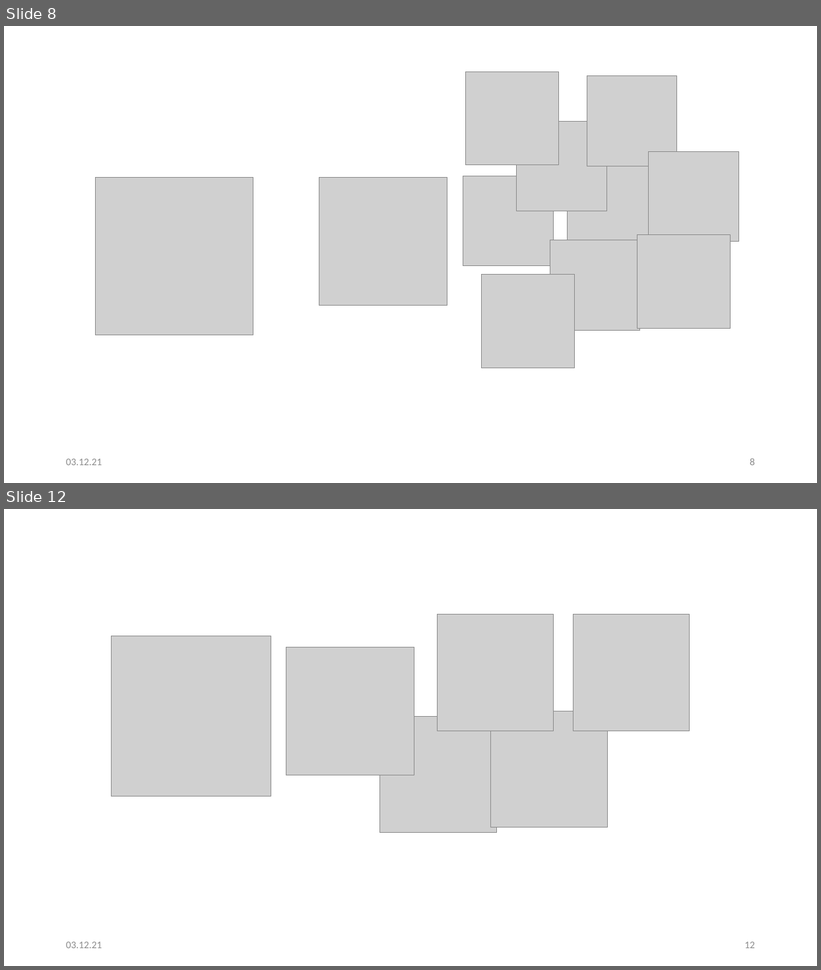
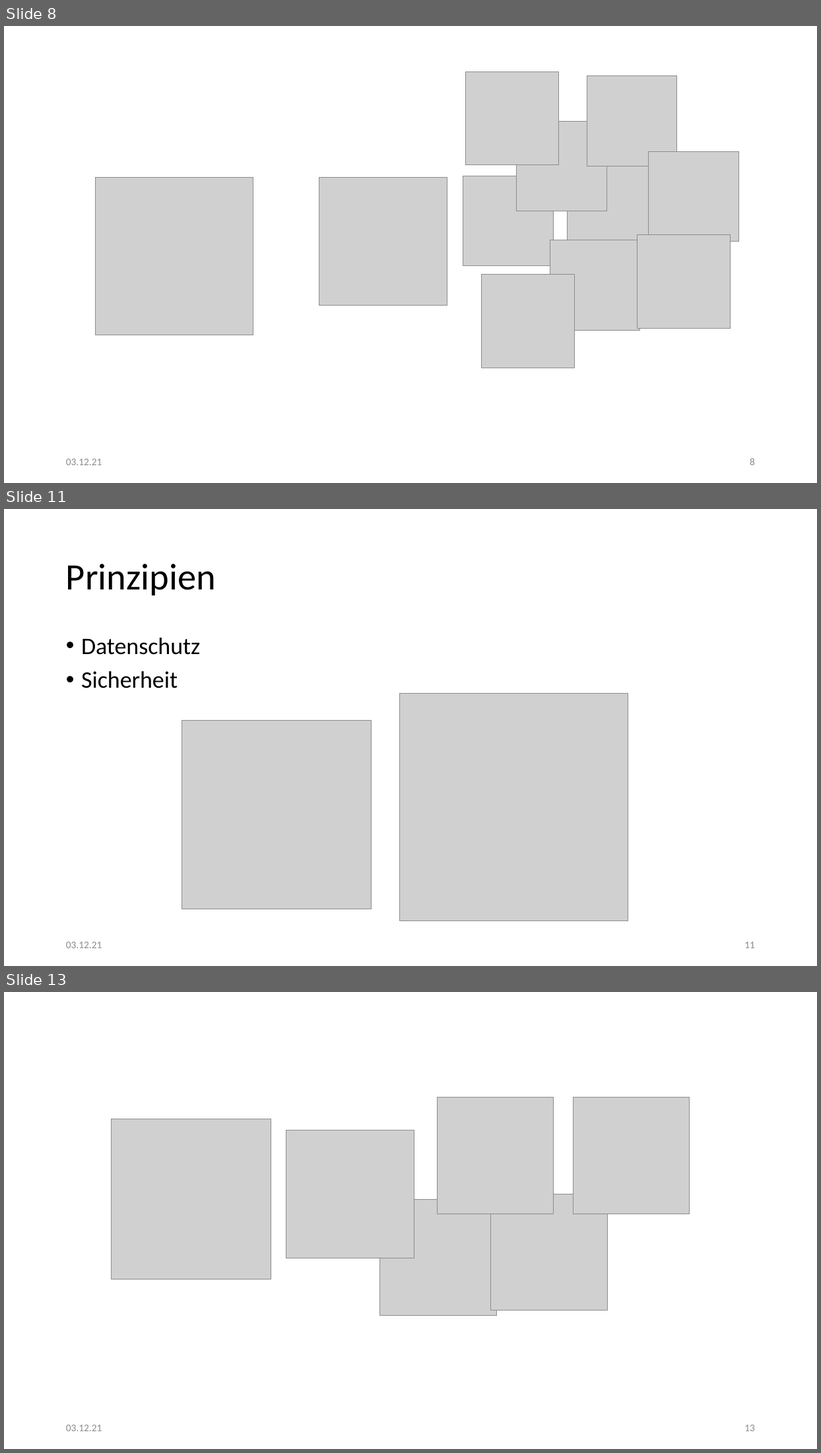
Before and after one commit to kittyahy/PSEAppGruppe2, a slide deck: Praesentationen/01-Definitionsphase/Präsentation.pptx. Shown one above the other, each under a label of ours: slides 8 and 12 before the commit, slides 8, 11 and 13 after it; the slides between them are not shown. The pictures are 821x970 and 821x1453 pixels, drawn with LibreOffice and Linux fonts; fonts in the diff are those of the drawing; grey boxes stand for pictures. Boxes give left, top, right and bottom in pixels: in the first picture for what was removed or moved away, otherwise in the second. Text is boxed around its words. In the diff, an @@ line names an element or a change of style, - is before the commit and + after.

```diff
--- a/Praesentationen/01-Definitionsphase/Präsentation.pptx
+++ b/Praesentationen/01-Definitionsphase/Präsentation.pptx
@@ slide 11 added at (4,509,817,966), background #FFFFFF @@
@@ title added at (66,564,216,595), 44 pt, text #000000 @@
+Prinzipien
@@ text added at (81,638,200,689), 28 pt, text #000000 @@
+• Datenschutz
+• Sicherheit
@@ picture added at (400,693,628,921) @@
@@ picture added at (182,721,371,910) @@
@@ text added at (66,942,102,949), 12 pt, text #8C8C8C @@
+03.12.21
@@ page number added at (745,942,755,949), 12 pt, text #8C8C8C @@
+11
@@ what was slide 12 is now slide 13 @@
@@ page number at (745,1425,755,1432): text changed @@
-12
+13
```
Also in this commit, not shown: 6 slides changed, 1 other slide added.
